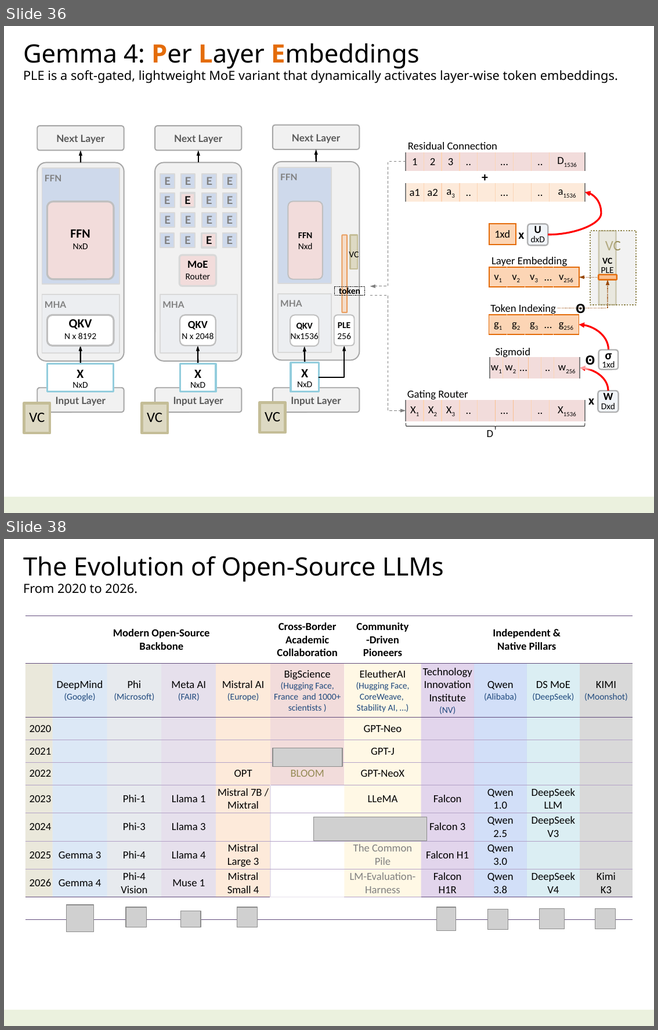
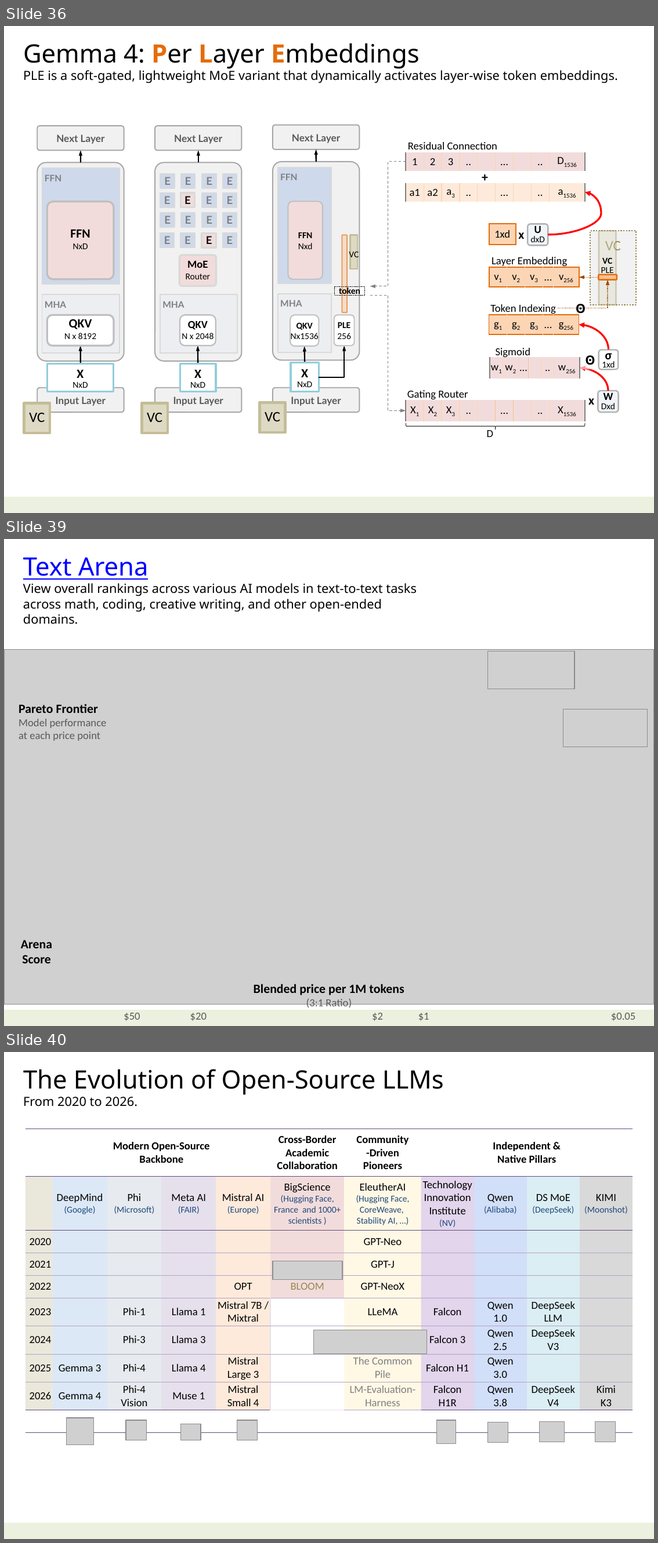
Before and after one commit to navibator/crazy-ai, a slide deck: ai-gemma.pptx. Shown one above the other, each under a label of ours: slides 36 and 38 before the commit, slides 36, 39 and 40 after it; the slides between them are not shown. The pictures are 658x1030 and 658x1543 pixels, drawn with LibreOffice and Linux fonts; fonts in the diff are those of the drawing; grey boxes stand for pictures. Boxes give left, top, right and bottom in pixels: in the first picture for what was removed or moved away, otherwise in the second. Text is boxed around its words. In the diff, an @@ line names an element or a change of style, - is before the commit and + after.

```diff
--- a/ai-gemma.pptx
+++ b/ai-gemma.pptx
@@ slide 39 added at [4, 539, 654, 1026], background #FFFFFF; not listed: 1 template element that a slide beside it also shows @@
@@ text added at [23, 557, 416, 624], 14 pt, text #000000 @@
+Text Arena
+View overall rankings across various AI models in text-to-text tasks across math, coding, creative writing, and other open-ended domains.
@@ picture added at [4, 649, 654, 1004] @@
@@ picture added at [487, 652, 574, 689] @@
@@ text added at [18, 704, 107, 741], 12 pt, text #595959 @@
+Pareto Frontier
+Model performance
+at each price point
@@ picture added at [563, 709, 647, 747] @@
@@ text added at [21, 940, 52, 964], 14 pt, text #000000, bold @@
+Arena
+Score
@@ text added at [253, 984, 404, 1010], 14 pt, text #000000, bold @@
+Blended price per 1M tokens
+(3:1 Ratio)
@@ text added at [123, 1013, 140, 1021], 12 pt, text #595959 @@
+$50
@@ text added at [190, 1013, 206, 1021], 12 pt, text #595959 @@
+$20
@@ text added at [372, 1013, 383, 1021], 12 pt, text #595959 @@
+$2
@@ text added at [418, 1013, 429, 1021], 12 pt, text #595959 @@
+$1
@@ text added at [611, 1013, 635, 1021], 12 pt, text #595959 @@
+$0.05
@@ what was slide 38 is now slide 40 @@
```
Also in this commit, not shown: 2 other slides added, 1 slide removed, 1 other file.
